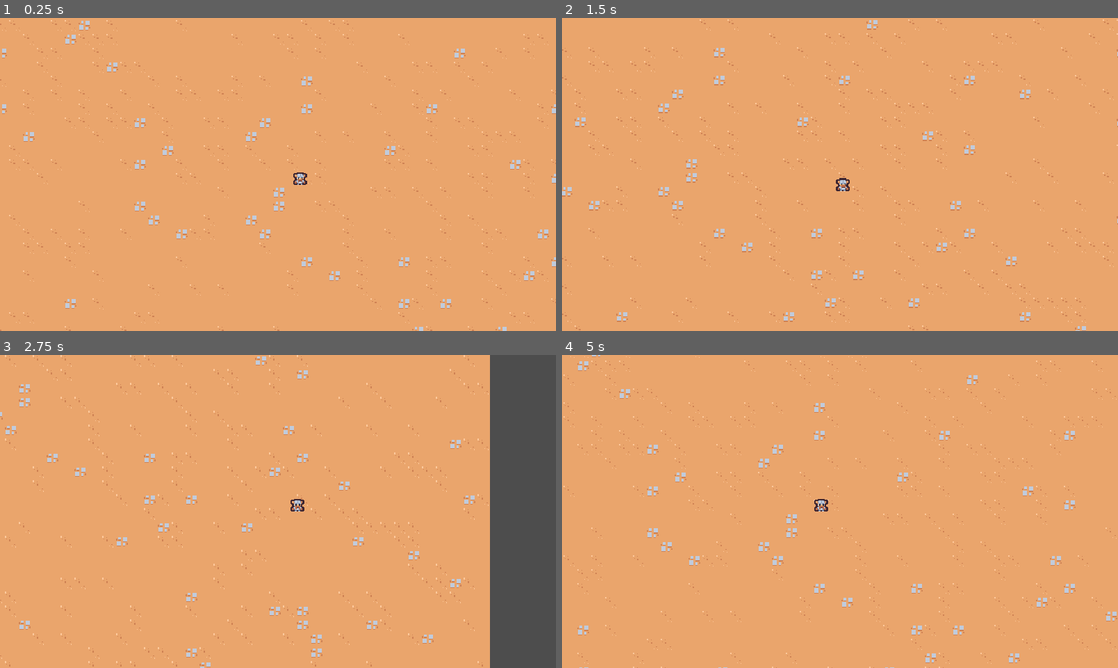
Above: before the commit, frames 1-4 (two rows, left to right).
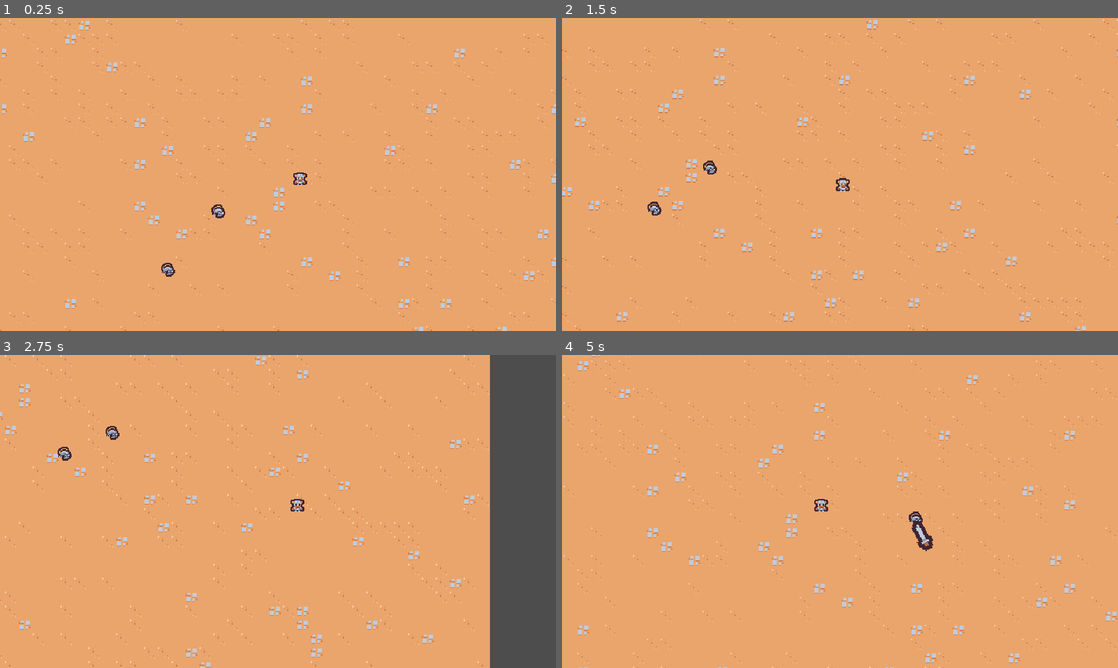
Above: after the commit, the same moments.

Repository: Wallabee01/survivors-round-3
Game: Godot game, scene res://scenes/main/main.tscn
Two runs of this game, one before a commit and one after it. Both use one fixed random seed, a clock stepped at 60 frames per second and the inputs below.
Inputs:
- Up to frame 1 (0.25 s): no input
- Up to frame 2 (1.5 s): hold D (move_right) 0.53-1.28 s; hold S (move_down) from 1.28 s (still down)
- Up to frame 3 (2.75 s): release S (move_down) at 2.03 s; hold D (move_right) from 2.03 s (still down)
- Up to frame 4 (5 s): release D (move_right) at 2.78 s; hold W (move_up) 2.78-3.53 s; hold A (move_left) from 3.53 s (still down)

The runs differ from the first frame. In frame 1, 0.2% of the frame differs, in the area x 29-41%, y 59-83%; in frame 2, 0.2%; in frame 3, 0.2%; in frame 4, 0.3%, in the area x 62-67%, y 50-63%.

Commit message:
Day 2
Basic Enemy, Sword Ability, Sword Attack

Diff:
--- a/project.godot
+++ b/project.godot
@@ -50,6 +50,12 @@
 ]
 }
 
+[layer_names]
+
+2d_physics/layer_1="Terrian"
+2d_physics/layer_2="Player"
+2d_physics/layer_3="Enemy"
+
 [rendering]
 
 textures/canvas_textures/default_texture_filter=0
--- /dev/null
+++ b/scenes/abilities/sword_ability/sword_ability.tscn
@@ -0,0 +1,127 @@
+[gd_scene load_steps=6 format=3 uid="uid://t42a1abogtkb"]
+
+[ext_resource type="Texture2D" uid="uid://bhfkno2vvqvqh" path="res://assets/abilities/long_sword.png" id="1_jt4tl"]
+
+[sub_resource type="RectangleShape2D" id="RectangleShape2D_3pgu8"]
+size = Vector2(32, 32)
+
+[sub_resource type="Animation" id="Animation_4tcpd"]
+resource_name = "attack"
+length = 0.85
+step = 0.05
+tracks/0/type = "value"
+tracks/0/imported = false
+tracks/0/enabled = true
+tracks/0/path = NodePath("Sprite2D:rotation")
+tracks/0/interp = 2
+tracks/0/loop_wrap = true
+tracks/0/keys = {
+"times": PackedFloat32Array(0, 0.2, 0.4, 0.75),
+"transitions": PackedFloat32Array(1, 1, 2.07053, 1),
+"update": 0,
+"values": [0.0, -0.174533, 3.14159, 0.0]
+}
+tracks/1/type = "value"
+tracks/1/imported = false
+tracks/1/enabled = true
+tracks/1/path = NodePath("Sprite2D:scale")
+tracks/1/interp = 2
+tracks/1/loop_wrap = true
+tracks/1/keys = {
+"times": PackedFloat32Array(0, 0.1, 0.2, 0.35, 0.75, 0.85),
+"transitions": PackedFloat32Array(1, 1, 1, 1, 3.03143, 1),
+"update": 0,
+"values": [Vector2(0, 0), Vector2(1.25, 1.25), Vector2(1, 1), Vector2(2, 2), Vector2(1, 1), Vector2(0, 0)]
+}
+tracks/2/type = "method"
+tracks/2/imported = false
+tracks/2/enabled = true
+tracks/2/path = NodePath(".")
+tracks/2/interp = 1
+tracks/2/loop_wrap = true
+tracks/2/keys = {
+"times": PackedFloat32Array(0.85),
+"transitions": PackedFloat32Array(1),
+"values": [{
+"args": [],
+"method": &"queue_free"
+}]
+}
+tracks/3/type = "value"
+tracks/3/imported = false
+tracks/3/enabled = true
+tracks/3/path = NodePath("Area2D/CollisionShape2D:disabled")
+tracks/3/interp = 1
+tracks/3/loop_wrap = true
+tracks/3/keys = {
+"times": PackedFloat32Array(0, 0.2, 0.4),
+"transitions": PackedFloat32Array(1, 1, 1),
+"update": 1,
+"values": [true, false, true]
+}
+
+[sub_resource type="Animation" id="Animation_e7x2x"]
+length = 0.001
+tracks/0/type = "value"
+tracks/0/imported = false
+tracks/0/enabled = true
+tracks/0/path = NodePath("Sprite2D:rotation")
+tracks/0/interp = 1
+tracks/0/loop_wrap = true
+tracks/0/keys = {
+"times": PackedFloat32Array(0),
+"transitions": PackedFloat32Array(1),
+"update": 0,
+"values": [0.0]
+}
+tracks/1/type = "value"
+tracks/1/imported = false
+tracks/1/enabled = true
+tracks/1/path = NodePath("Sprite2D:scale")
+tracks/1/interp = 1
+tracks/1/loop_wrap = true
+tracks/1/keys = {
+"times": PackedFloat32Array(0),
+"transitions": PackedFloat32Array(1),
+"update": 0,
+"values": [Vector2(1, 1)]
+}
+tracks/2/type = "value"
+tracks/2/imported = false
+tracks/2/enabled = true
+tracks/2/path = NodePath("Area2D/CollisionShape2D:disabled")
+tracks/2/interp = 1
+tracks/2/loop_wrap = true
+tracks/2/keys = {
+"times": PackedFloat32Array(0),
+"transitions": PackedFloat32Array(1),
+"update": 1,
+"values": [true]
+}
+
+[sub_resource type="AnimationLibrary" id="AnimationLibrary_l5ha0"]
+_data = {
+"RESET": SubResource("Animation_e7x2x"),
+"attack": SubResource("Animation_4tcpd")
+}
+
+[node name="SwordAbility" type="Node2D"]
+
+[node name="Area2D" type="Area2D" parent="."]
+collision_layer = 4
+collision_mask = 0
+
+[node name="CollisionShape2D" type="CollisionShape2D" parent="Area2D"]
+position = Vector2(16, 0)
+shape = SubResource("RectangleShape2D_3pgu8")
+disabled = true
+
+[node name="AnimationPlayer" type="AnimationPlayer" parent="."]
+libraries = {
+"": SubResource("AnimationLibrary_l5ha0")
+}
+autoplay = "attack"
+
+[node name="Sprite2D" type="Sprite2D" parent="."]
+texture = ExtResource("1_jt4tl")
+offset = Vector2(0, -4)
--- /dev/null
+++ b/scenes/abilities/sword_ability/sword_ability_controller.gd
@@ -0,0 +1,38 @@
+extends Node
+
+const MAX_RANGE = 150
+
+@export var sword_ability: PackedScene
+
+func _ready():
+	$Timer.timeout.connect(on_timer_timeout)
+
+
+func on_timer_timeout():
+	var player = get_tree().get_first_node_in_group('player') as Node2D
+	if player == null:
+		return
+
+	var enemies = get_tree().get_nodes_in_group('enemy')
+	enemies = enemies.filter(func(enemy:Node2D):
+		#Have to square MAX_RANGE because we are checking the distance_squared_to
+		return enemy.global_position.distance_squared_to(player.global_position) < pow(MAX_RANGE, 2)
+	)
+	if enemies.size() == 0:
+		return
+
+	#Sort the enemies from closest to player to furthest
+	enemies.sort_custom(func(a: Node2D, b: Node2D):
+		var a_distance = a.global_position.distance_squared_to(player.global_position)
+		var b_distance = b.global_position.distance_squared_to(player.global_position)
+		return a_distance < b_distance
+	)
+
+	#Add sword_instance to scene and set position
+	var sword_instance = sword_ability.instantiate() as Node2D
+	player.get_parent().add_child(sword_instance)
+	sword_instance.global_position = enemies[0].global_position
+	sword_instance.global_position += Vector2.RIGHT.rotated(randf_range(0, TAU)) * 4
+
+	var enemy_direction = enemies[0].global_position - sword_instance.global_position
+	sword_instance.rotation = enemy_direction.angle()
--- /dev/null
+++ b/scenes/abilities/sword_ability/sword_ability_controller.tscn
@@ -0,0 +1,12 @@
+[gd_scene load_steps=3 format=3 uid="uid://15kyseltb1g4"]
+
+[ext_resource type="Script" path="res://scenes/abilities/sword_ability/sword_ability_controller.gd" id="1_ql4iy"]
+[ext_resource type="PackedScene" uid="uid://t42a1abogtkb" path="res://scenes/abilities/sword_ability/sword_ability.tscn" id="2_bhq8l"]
+
+[node name="SwordAbilityController" type="Node"]
+script = ExtResource("1_ql4iy")
+sword_ability = ExtResource("2_bhq8l")
+
+[node name="Timer" type="Timer" parent="."]
+wait_time = 1.5
+autostart = true
--- /dev/null
+++ b/scenes/enemies/basic_enemy/basic_enemy.gd
@@ -0,0 +1,24 @@
+extends CharacterBody2D
+
+const MAX_SPEED = 75
+
+
+func _ready():
+	$Area2D.area_entered.connect(on_area_entered)
+
+
+func _process(_delta):
+	var direction = get_direction_to_player()
+	velocity = direction * MAX_SPEED
+	move_and_slide()
+
+func get_direction_to_player():
+	var player_node = get_tree().get_first_node_in_group('player') as Node2D
+	if player_node != null:
+		return Vector2 (player_node.global_position - global_position).normalized()
+
+	return Vector2.ZERO
+
+
+func on_area_entered(_other_area: Area2D):
+	queue_free()
--- /dev/null
+++ b/scenes/enemies/basic_enemy/basic_enemy.tscn
@@ -0,0 +1,29 @@
+[gd_scene load_steps=5 format=3 uid="uid://cm11fvp5ubk4x"]
+
+[ext_resource type="Script" path="res://scenes/enemies/basic_enemy/basic_enemy.gd" id="1_mlf3d"]
+[ext_resource type="Texture2D" uid="uid://dv0hy8jt05old" path="res://assets/enemies/basic_enemy/basic_enemy.png" id="2_e6sji"]
+
+[sub_resource type="CircleShape2D" id="CircleShape2D_vmop8"]
+
+[sub_resource type="CircleShape2D" id="CircleShape2D_l6c0n"]
+radius = 6.08276
+
+[node name="BasicEnemy" type="CharacterBody2D" groups=["enemy"]]
+collision_layer = 0
+script = ExtResource("1_mlf3d")
+
+[node name="Area2D" type="Area2D" parent="."]
+collision_layer = 0
+collision_mask = 4
+
+[node name="CollisionShape2D" type="CollisionShape2D" parent="Area2D"]
+position = Vector2(0, -4)
+shape = SubResource("CircleShape2D_vmop8")
+
+[node name="Sprite2D" type="Sprite2D" parent="."]
+texture = ExtResource("2_e6sji")
+offset = Vector2(0, -4)
+
+[node name="CollisionShape2D" type="CollisionShape2D" parent="."]
+position = Vector2(0, -4)
+shape = SubResource("CircleShape2D_l6c0n")
--- a/scenes/game_camera/game_camera.gd
+++ b/scenes/game_camera/game_camera.gd
@@ -3,6 +3,7 @@
 const SMOOTHING = 10
 
 var target_position = Vector2.ZERO
+
 
 func _ready():
 	make_current()
@@ -15,7 +16,7 @@
 
 
 func acquire_target():
-	var player_node = get_tree().get_first_node_in_group("player")
+	var player_node = get_tree().get_first_node_in_group('player')
 	if player_node != null:
 		var player = player_node as Node2D
 		target_position = player.global_position
--- a/scenes/main/main.tscn
+++ b/scenes/main/main.tscn
@@ -1,17 +1,24 @@
-[gd_scene load_steps=4 format=4 uid="uid://cjm2e6hcuoww7"]
+[gd_scene load_steps=5 format=4 uid="uid://cjm2e6hcuoww7"]
 
 [ext_resource type="TileSet" uid="uid://dx7df43fafxbm" path="res://resources/tilesets/environment.tres" id="1_0mnib"]
 [ext_resource type="PackedScene" uid="uid://dspg8wis6lx02" path="res://scenes/player/player.tscn" id="1_ct2wl"]
 [ext_resource type="PackedScene" uid="uid://car1q3n0goieh" path="res://scenes/game_camera/game_camera.tscn" id="3_37yrr"]
+[ext_resource type="PackedScene" uid="uid://cm11fvp5ubk4x" path="res://scenes/enemies/basic_enemy/basic_enemy.tscn" id="4_ihhlh"]
 
 [node name="Main" type="Node"]
 
 [node name="GameCamera" parent="." instance=ExtResource("3_37yrr")]
 
-[node name="Layer0" type="TileMapLayer" parent="."]
+[node name="TileMap" type="TileMapLayer" parent="."]
 use_parent_material = true
 tile_map_data = PackedByteArray("AAAnABMAAAAAAAQAAAAnABIAAAAAAAQAAAAnABEAAAABAAQAAAAnABAAAAAAAAQAAAAnAA8AAAABAAQAAAAnAA …(36624 unchanged characters)…
 tile_set = ExtResource("1_0mnib")
 
 [node name="Player" parent="." instance=ExtResource("1_ct2wl")]
 position = Vector2(304, 144)
+
+[node name="BasicEnemy" parent="." instance=ExtResource("4_ihhlh")]
+position = Vector2(192, 184)
+
+[node name="BasicEnemy2" parent="." instance=ExtResource("4_ihhlh")]
+position = Vector2(136, 256)
--- a/scenes/player/player.gd
+++ b/scenes/player/player.gd
@@ -1,6 +1,7 @@
 extends CharacterBody2D
 
 const MAX_SPEED = 200
+
 
 func _ready():
 	pass
@@ -16,7 +17,7 @@
 
 
 func get_movement_vector():
-	var x_movement = Input.get_action_strength("move_right") - Input.get_action_strength("move_left")
-	var y_movement = Input.get_action_strength("move_down") - Input.get_action_strength("move_up")
+	var x_movement = Input.get_action_strength('move_right') - Input.get_action_strength('move_left')
+	var y_movement = Input.get_action_strength('move_down') - Input.get_action_strength('move_up')
 
 	return Vector2(x_movement, y_movement)
--- a/scenes/player/player.tscn
+++ b/scenes/player/player.tscn
@@ -1,14 +1,20 @@
-[gd_scene load_steps=4 format=3 uid="uid://dspg8wis6lx02"]
+[gd_scene load_steps=5 format=3 uid="uid://dspg8wis6lx02"]
 
 [ext_resource type="Script" path="res://scenes/player/player.gd" id="1_gn0gy"]
 [ext_resource type="Texture2D" uid="uid://cxy8jln7lrrja" path="res://assets/player/player.png" id="1_lpnhd"]
+[ext_resource type="PackedScene" uid="uid://15kyseltb1g4" path="res://scenes/abilities/sword_ability/sword_ability_controller.tscn" id="2_umdup"]
 
 [sub_resource type="CapsuleShape2D" id="CapsuleShape2D_1kuck"]
 radius = 5.0
 height = 12.0
 
 [node name="Player" type="CharacterBody2D" groups=["player"]]
+collision_layer = 0
 script = ExtResource("1_gn0gy")
+
+[node name="AbilityManager" type="Node" parent="."]
+
+[node name="SwordAbilityController" parent="AbilityManager" instance=ExtResource("2_umdup")]
 
 [node name="Sprite2D" type="Sprite2D" parent="."]
 texture = ExtResource("1_lpnhd")
Binary file added: assets/abilities/long_sword.png
Not shown, added: assets/abilities/long_sword.png.import
Binary file added: assets/enemies/basic_enemy/basic_enemy.png
Not shown, added: assets/enemies/basic_enemy/basic_enemy.png.import
